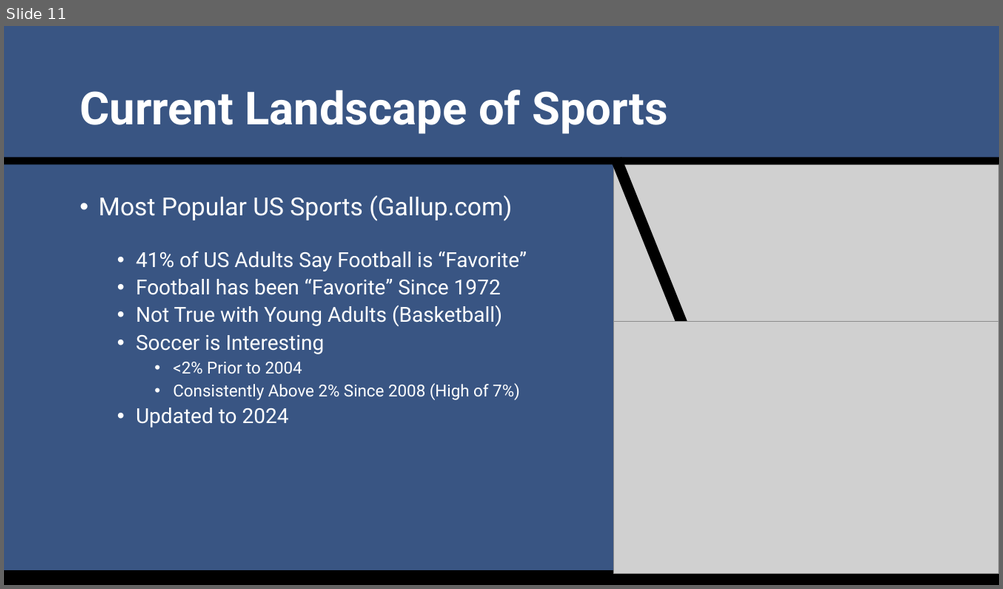
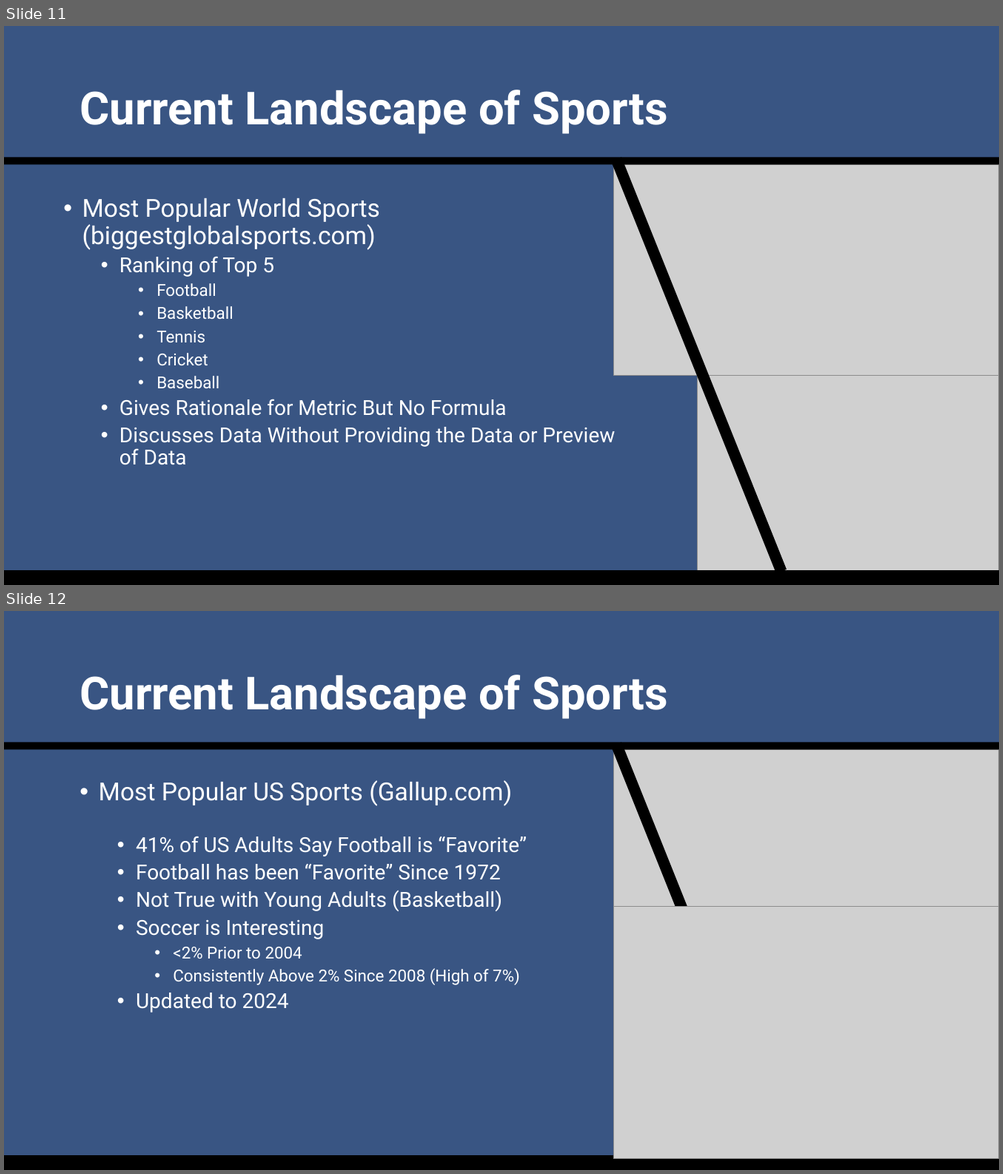
Before and after one commit to SuperMarioGiacomazzo/STOR538_WEBSITE, a slide deck: Slides/Sports Analytics 1/Sports_Analytics_1_Lecture.pptx. Shown one above the other, each under a label of ours: slide 11 before the commit, slides 11 and 12 after it. The pictures are 1003x589 and 1003x1174 pixels, drawn with LibreOffice and Linux fonts; fonts in the diff are those of the drawing; grey boxes stand for pictures. Boxes give left, top, right and bottom in pixels: in the first picture for what was removed or moved away, otherwise in the second. Text is boxed around its words. In the diff, an @@ line names an element or a change of style, - is before the commit and + after.

```diff
--- a/Slides/Sports Analytics 1/Sports_Analytics_1_Lecture.pptx
+++ b/Slides/Sports Analytics 1/Sports_Analytics_1_Lecture.pptx
@@ slide 11 added at bbox=[4, 26, 999, 585], background #395583 @@
@@ title added at bbox=[79, 90, 668, 134], 44 pt, text #FFFFFF, bold @@
+Current Landscape of Sports
@@ rectangle added at bbox=[4, 157, 999, 165], fill #000000 @@
@@ rectangle added at bbox=[611, 157, 786, 574], fill #000000 @@
@@ picture added at bbox=[614, 165, 999, 376] @@
@@ text added at bbox=[82, 198, 614, 466], 20 pt, text #FFFFFF @@
+• Most Popular World Sports (biggestglobalsports.com)
+  • Ranking of Top 5
+    • Football
+    • Basketball
+    • Tennis
+    • Cricket
+    • Baseball
+  • Gives Rationale for Metric But No Formula
+  • Discusses Data Without Providing the Data or Preview of Data
@@ picture added at bbox=[697, 375, 999, 585] @@
@@ rectangle added at bbox=[4, 571, 999, 585], fill #000000 @@
@@ what was slide 11 is now slide 12 @@
```
Also in this commit, not shown: 2 slides changed, 6 other files.
